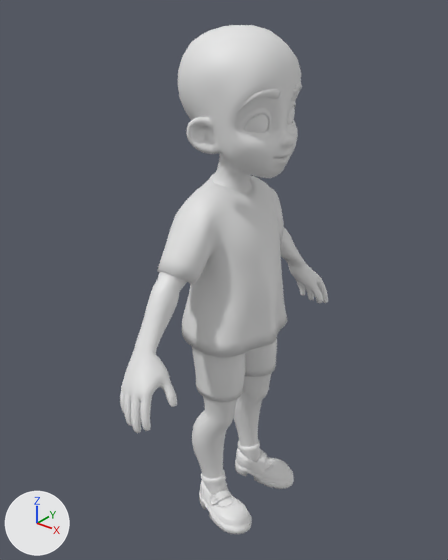
The FBX model public/obj/man.fbx, before and after one commit.
Rendered twice from a 50 mm camera at (1.081, -1.397, 1.005) aimed at (-0.029, -0.011, 0.146). The lights are fixed; the arrows at lower left show +X, +Y and +Z. Where no turn or scale is listed for an object, it has been applied to the vertices.

Objects in the first picture: 'TOR_00_BasicTshirt_01'.
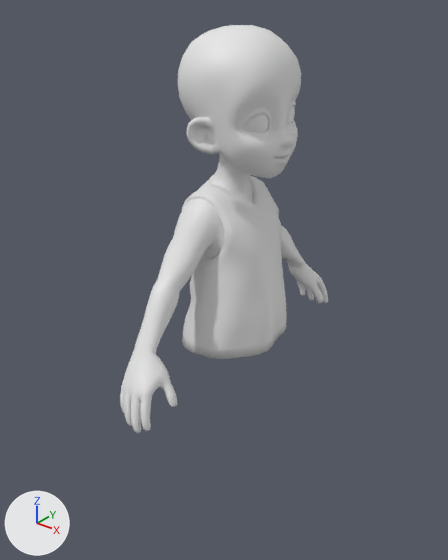
Where the change shows, as pixel boxes (x1, y1, x2, y2) in the pictures (448 x 560 px; the box of a moved part takes in the faces that stretch with it):
'TOR_00_BasicTshirt_01', reshaped (20% shorter): before (120, 25, 328, 534); after (120, 25, 328, 433)
part 1 of me_mesh_053, deleted: before (192, 83, 302, 534)
part 2 of me_mesh_053, moved or reshaped: before (136, 171, 300, 355); after (136, 171, 300, 359)

The change, as a diff of the scene's bpy script:
```diff
--- a/public/obj/man.fbx.py
+++ b/public/obj/man.fbx.py
@@ me_mesh_053 @@
 # used by ob_tor_00_basictshirt_01; location = (0.012, 0.0, -0.699)
-me_mesh_053.from_pydata(...)  # 8638 vertices, 8581 faces; spans x -0.17..0.19, y -0.5..0.5, z 0.0..1.6
+me_mesh_053.from_pydata(...)  # 6455 vertices, 6403 faces; spans x -0.17..0.19, y -0.5..0.5, z 0.58..1.6
+# me_mesh_053 part 1: 13 loose pieces with 2306 vertices, spanning x -0.11..0.17, y -0.19..0.19, z 0.0..1.46, are deleted
+# me_mesh_053 part 2: 283 vertices moved from x -0.17..0.14, y -0.4..0.4, z 0.68..1.18 to x -0.15..0.14, y -0.4..0.4, z 0.68..1.18; 585 vertices removed from x -0.16..0.15, y -0.27..0.28, z 0.68..1.18; 708 vertices added at x -0.15..0.16, y -0.23..0.23, z 0.64..1.18
```
